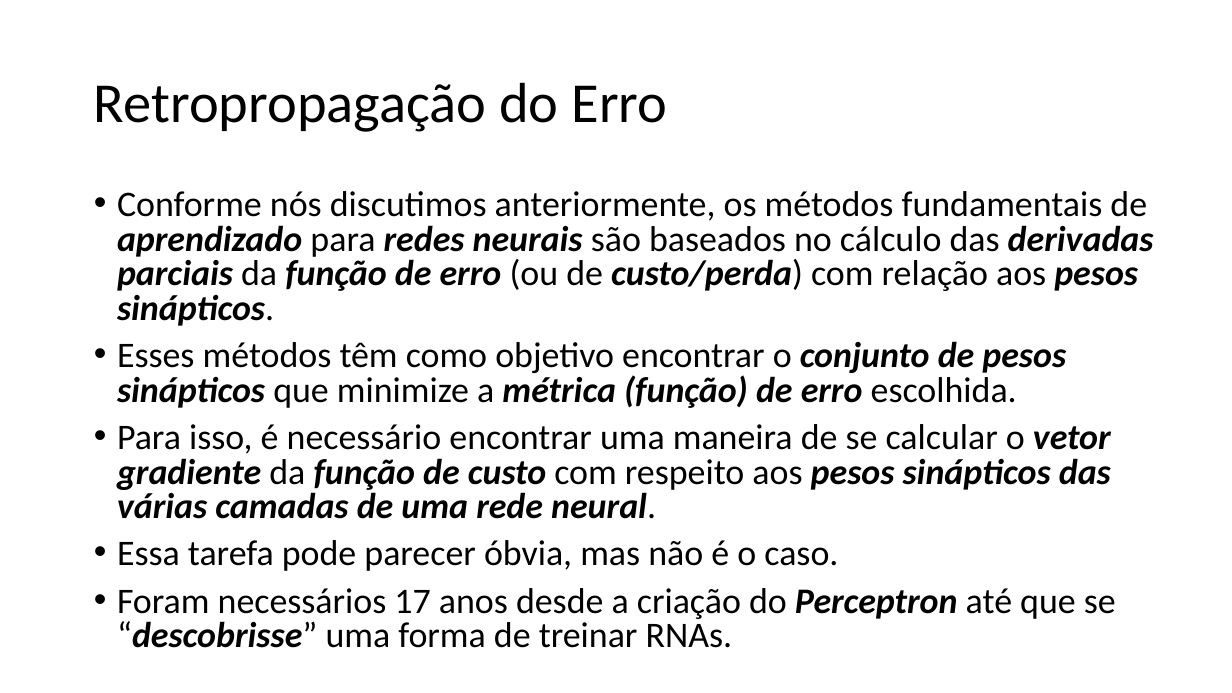
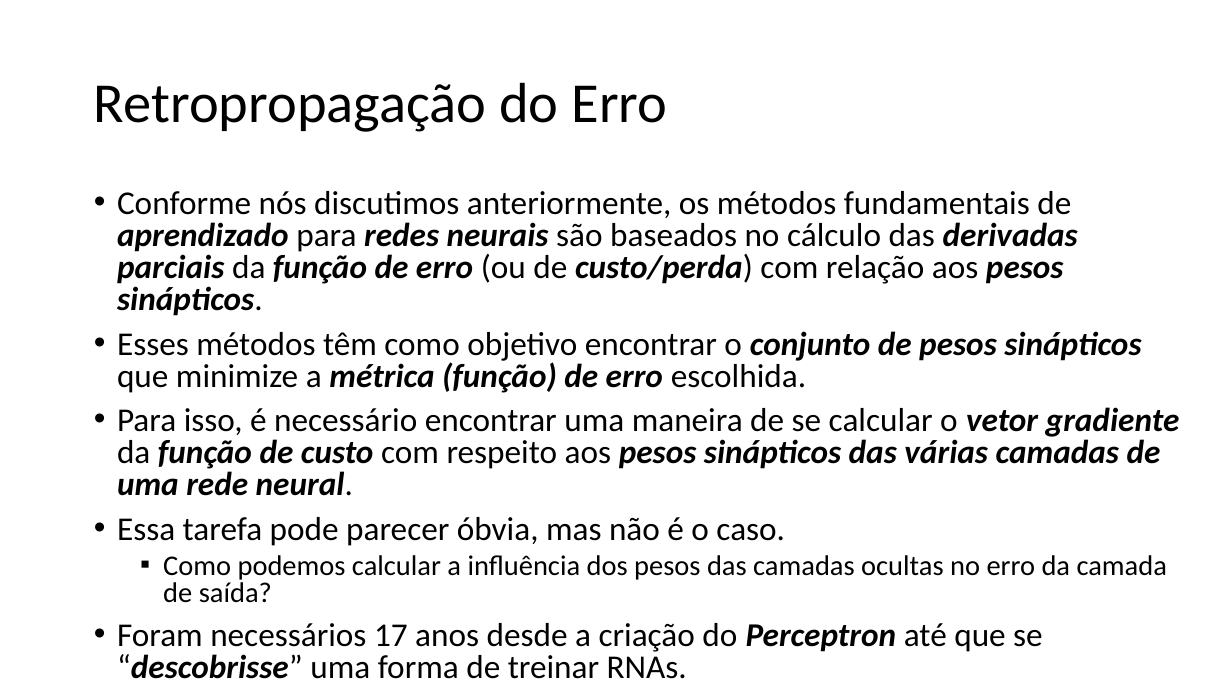
Before and after one commit to zz4fap/t320_aprendizado_de_maquina, a slide deck: slide 11 of slides/T320_Redes_Neurais_Artificiais (Parte III).pptx. Drawn at 1232x693 pixels with LibreOffice and Linux fonts; fonts in the diff are those of the drawing. Boxes give left, top, right and bottom in pixels: in the first picture for what was removed or moved away, otherwise in the second. Text is boxed around its words. In the diff, an @@ line names an element or a change of style, - is before the commit and + after.

```diff
--- a/slides/T320_Redes_Neurais_Artificiais (Parte III).pptx
+++ b/slides/T320_Redes_Neurais_Artificiais (Parte III).pptx
@@ text at [117,191,1180,679]: size 28 to 25.9 pt in "Conforme nós discutimos anteriormente, os métodos fundamenta ...", "Esses métodos têm como objetivo encontrar o ...", "Para isso, é necessário encontrar uma maneira ...", "Essa tarefa pode parecer óbvia, mas não ..." and 1 more places @@
@@ text at [163,555,1167,603]: paragraph added @@
+  ▪ Como podemos calcular a influência dos pesos das camadas ocultas no erro da camada de saída?
```
Also in this commit, not shown: 3 other slides changed, 3 other files.
